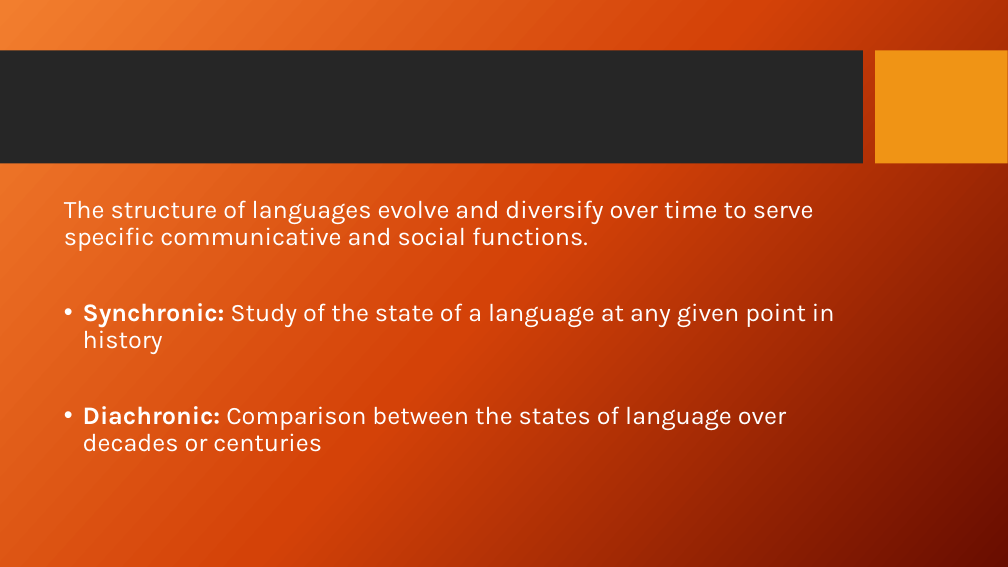
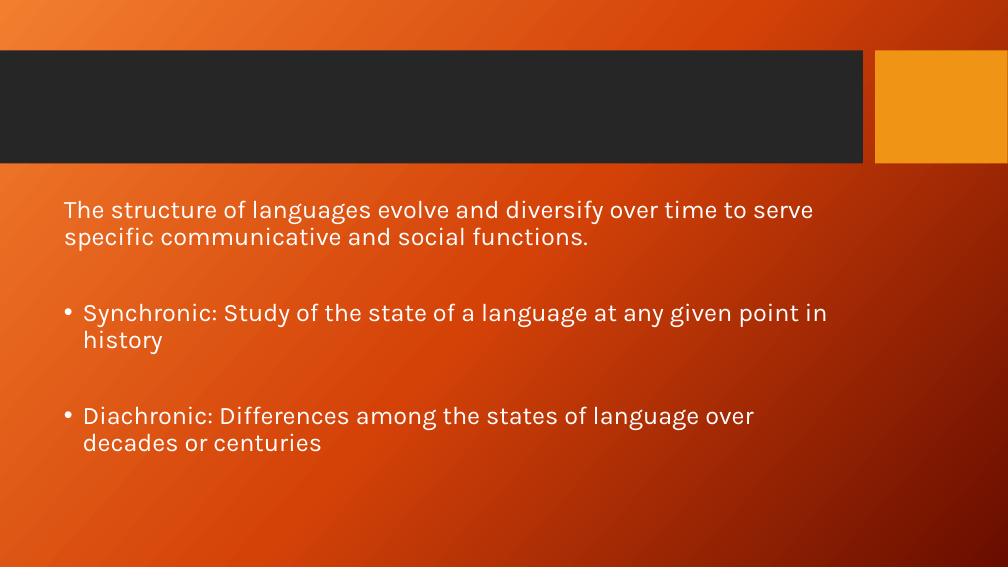
Before and after one commit to iffishells/Natural-Languag--Processing, a slide deck: slide 7 of PPT/Lecture1 Introduction.pptx (slide 10 before the commit). Drawn at 1008x567 pixels with LibreOffice and Linux fonts; fonts in the diff are those of the drawing; background and template pictures are left out. Boxes give left, top, right and bottom in pixels: in the first picture for what was removed or moved away, otherwise in the second. Text is boxed around its words. In the diff, an @@ line names an element or a change of style, - is before the commit and + after.

```diff
--- a/PPT/Lecture1 Introduction.pptx
+++ b/PPT/Lecture1 Introduction.pptx
@@ text at bbox=[83, 303, 828, 354]: bold off in "Synchronic:" @@
@@ text at bbox=[83, 406, 753, 452]: text changed @@
-• Diachronic: Comparison between the states of language over decades or centuries
+• Diachronic: Differences among the states of language over decades or centuries
```
Also in this commit, not shown: 8 other slides changed, 3 slides removed, 17 other files.
